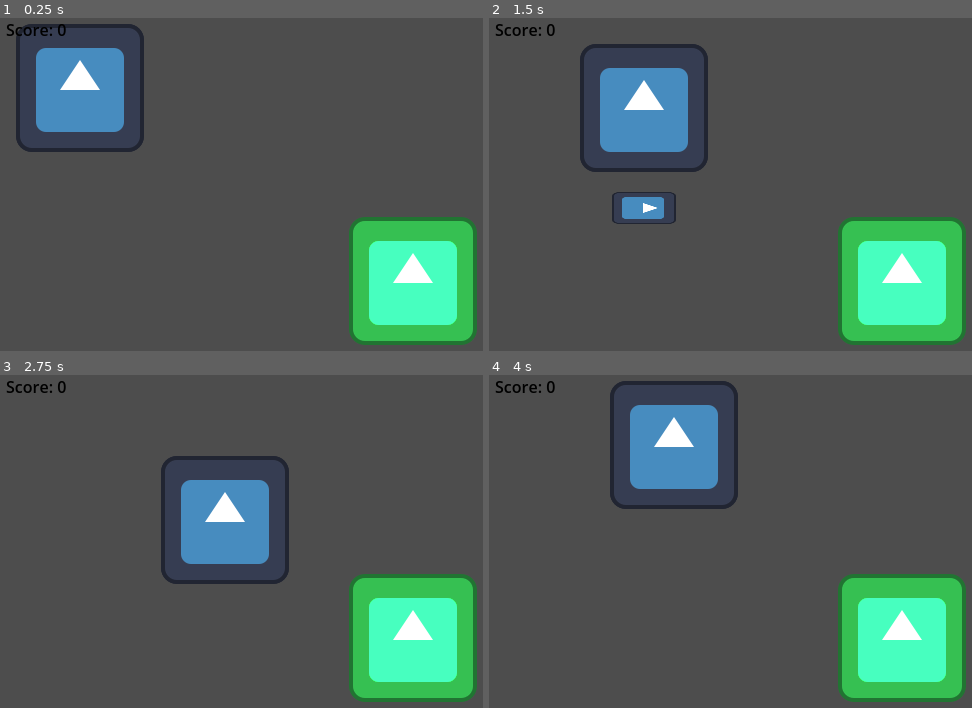
Above: before the commit, frames 1-4 (two rows, left to right).
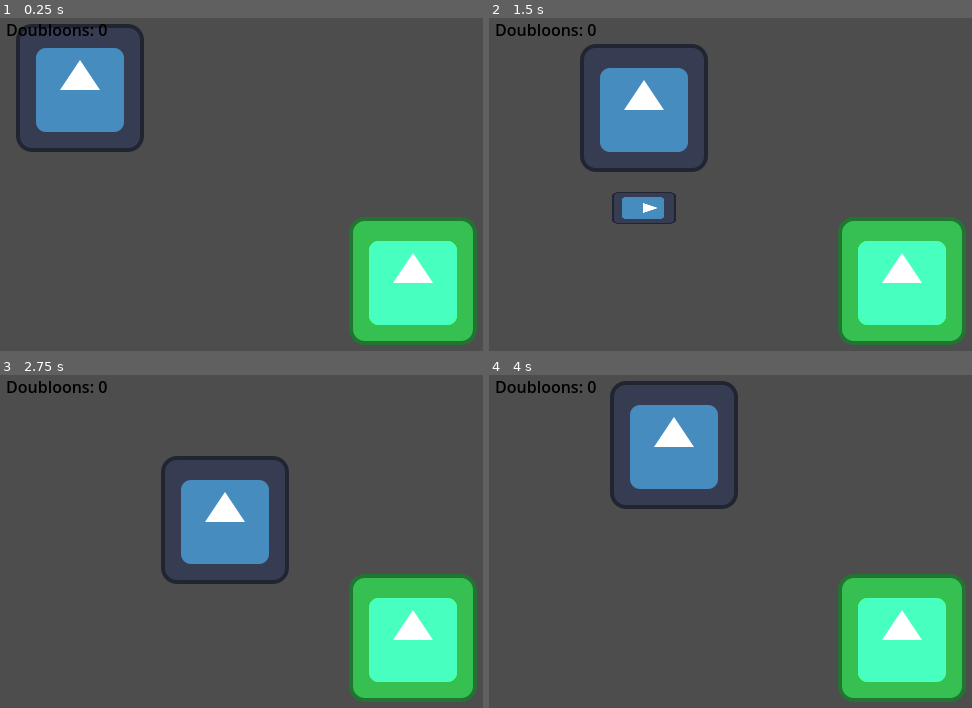
Above: after the commit, the same moments.

Repository: Bybett/Shinobi-Code
Game: Godot game, scene res://Scenes/root_scene_linux.tscn
Two runs of this game, one before a commit and one after it. Both use one fixed random seed, a clock stepped at 60 frames per second and the inputs below. The engine's default icon, where the game draws it, is replaced by a stand-in: a white triangle on a blue panel in a dark square.
Inputs:
- Up to frame 1 (0.25 s): no input
- Up to frame 2 (1.5 s): tap Enter at 0.5 s; hold D (Right) 0.53-1.28 s; tap Space (Space) at 0.6, 1.35 s; hold S (Down) from 1.28 s (still down)
- Up to frame 3 (2.75 s): release S (Down) at 2.03 s; hold D (Right) from 2.03 s (still down); tap Space (Space) at 2.1 s
- Up to frame 4 (4 s): release D (Right) at 2.78 s; hold W (Up) 2.78-3.53 s; tap Space (Space) at 2.85, 3.6 s; hold A (Left) from 3.53 s (still down)

The runs differ from the first frame. In frame 1, 0.3% of the frame differs, in the area x 1-23%, y 1-6%; in frame 2, 0.3%; in frame 3, 0.3%; in frame 4, 0.3%.

Commit message:
Fixed bjorked player_scene. Working on slime spawning

Diff:
--- a/slime-slayer/Scenes/Player Scenes/player_scene.tscn
+++ b/slime-slayer/Scenes/Player Scenes/player_scene.tscn
@@ -7,14 +7,8 @@
 
 [node name="PlayerNode" type="Area2D"]
 
-[node name="CollisionShape2D" type="CollisionShape2D" parent="."]
-[node name="Area2D" type="Area2D" parent="."]
-
-[node name="Sprite2D" type="Sprite2D" parent="Area2D"]
+[node name="Sprite2D" type="Sprite2D" parent="."]
 texture = ExtResource("1_h41yx")
 
-[node name="CollisionShape2D" type="CollisionShape2D" parent="Area2D"]
+[node name="CollisionShape2D" type="CollisionShape2D" parent="."]
 shape = SubResource("RectangleShape2D_hd735")
-
-[node name="Sprite2D" type="Sprite2D" parent="."]
-texture = ExtResource("1_h41yx")
--- a/slime-slayer/Scenes/root_scene_linux.tscn
+++ b/slime-slayer/Scenes/root_scene_linux.tscn
@@ -1,10 +1,11 @@
-[gd_scene load_steps=9 format=3 uid="uid://cj3qaeck1sbq2"]
+[gd_scene load_steps=10 format=3 uid="uid://cj3qaeck1sbq2"]
 
 [ext_resource type="PackedScene" uid="uid://blnfphlrjc7qm" path="res://Scenes/Player Scenes/player_scene.tscn" id="1_c0w1u"]
 [ext_resource type="Script" path="res://Scripts/main_script.gd" id="1_irq5f"]
 [ext_resource type="Script" path="res://Scripts/player_script.gd" id="2_5jvhr"]
 [ext_resource type="PackedScene" uid="uid://bkt0v2v2afvxc" path="res://Scenes/enemy_scene.tscn" id="3_7meh6"]
 [ext_resource type="PackedScene" uid="uid://dstx040vqj326" path="res://Scenes/Player Scenes/sword_swipe.tscn" id="4_5xul6"]
+[ext_resource type="Script" path="res://Scripts/slime_spawner.gd" id="6_ltsga"]
 [ext_resource type="Script" path="res://Scripts/score_script.gd" id="6_p3554"]
 
 [sub_resource type="SystemFont" id="SystemFont_2o5nb"]
@@ -27,6 +28,9 @@
 [node name="Enemy" parent="." instance=ExtResource("3_7meh6")]
 position = Vector2(433, 293)
 
+[node name="SlimeSpawner" type="Node2D" parent="."]
+script = ExtResource("6_ltsga")
+
 [node name="UI" type="Control" parent="."]
 layout_mode = 3
 anchors_preset = 0
@@ -42,5 +46,5 @@
 offset_right = 87.0
 offset_bottom = 53.0
 theme_override_colors/font_color = Color(0, 0, 0, 1)
-text = "Score: 0"
+text = "Doubloons: 0"
 script = ExtResource("6_p3554")
--- a/slime-slayer/Scripts/main_script.gd
+++ b/slime-slayer/Scripts/main_script.gd
@@ -1,6 +1,9 @@
 extends Node
 
+@onready var slime_spawner = get_node("res://Scripts/slime_spawner.gd")
+
 @onready var player = $Player
+@onready var slime_scene: PackedScene = load("res://Scenes/enemy_scene.tscn")
 
 # Called when the node enters the scene tree for the first time.
 func _ready() -> void:
@@ -9,4 +12,6 @@
 
 # Called every frame. 'delta' is the elapsed time since the previous frame.
 func _process(delta: float) -> void:
+	# Slime spawning
+	await get_tree().create_timer(1).timeout
 	pass
--- a/slime-slayer/Scripts/score_script.gd
+++ b/slime-slayer/Scripts/score_script.gd
@@ -6,4 +6,4 @@
 
 # Called every frame. 'delta' is the elapsed time since the previous frame.
 func _process(delta: float) -> void:
-	text = "Score: " + str(Globals.score)
+	text = "Doubloons: " + str(Globals.score)
--- /dev/null
+++ b/slime-slayer/Scripts/slime_spawner.gd
@@ -0,0 +1,6 @@
+extends Node
+
+@onready var slime_scene: PackedScene = load("res://Scenes/enemy_scene.tscn")
+
+func spawn_slime(slime: PackedScene):
+	pass
Not shown: 1 places in slime-slayer/Scenes/Player Scenes/player_scene.tscn that only renumber resources
